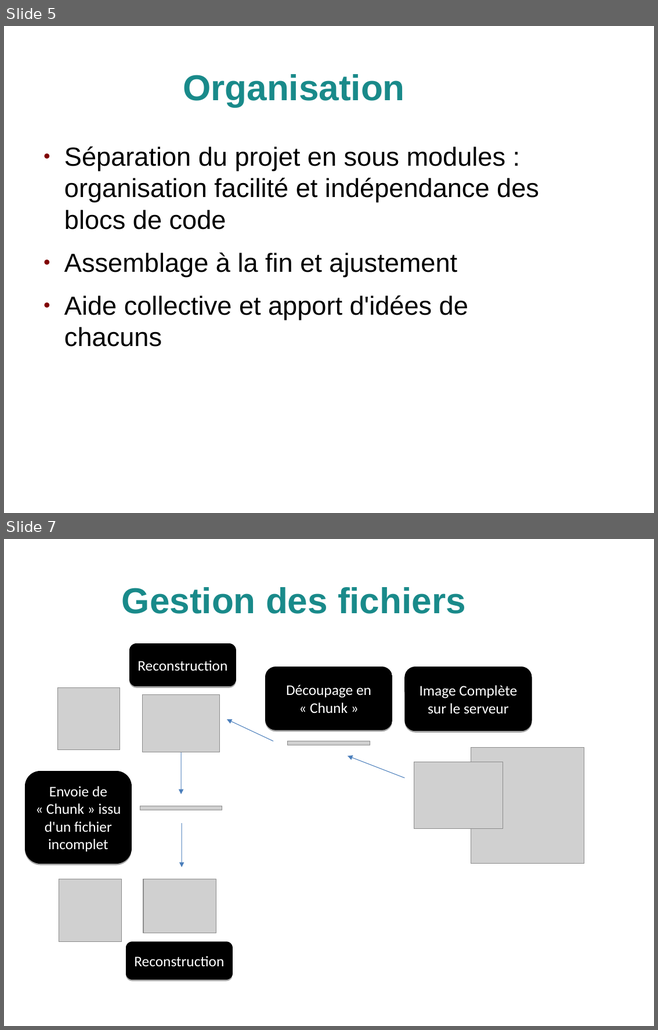
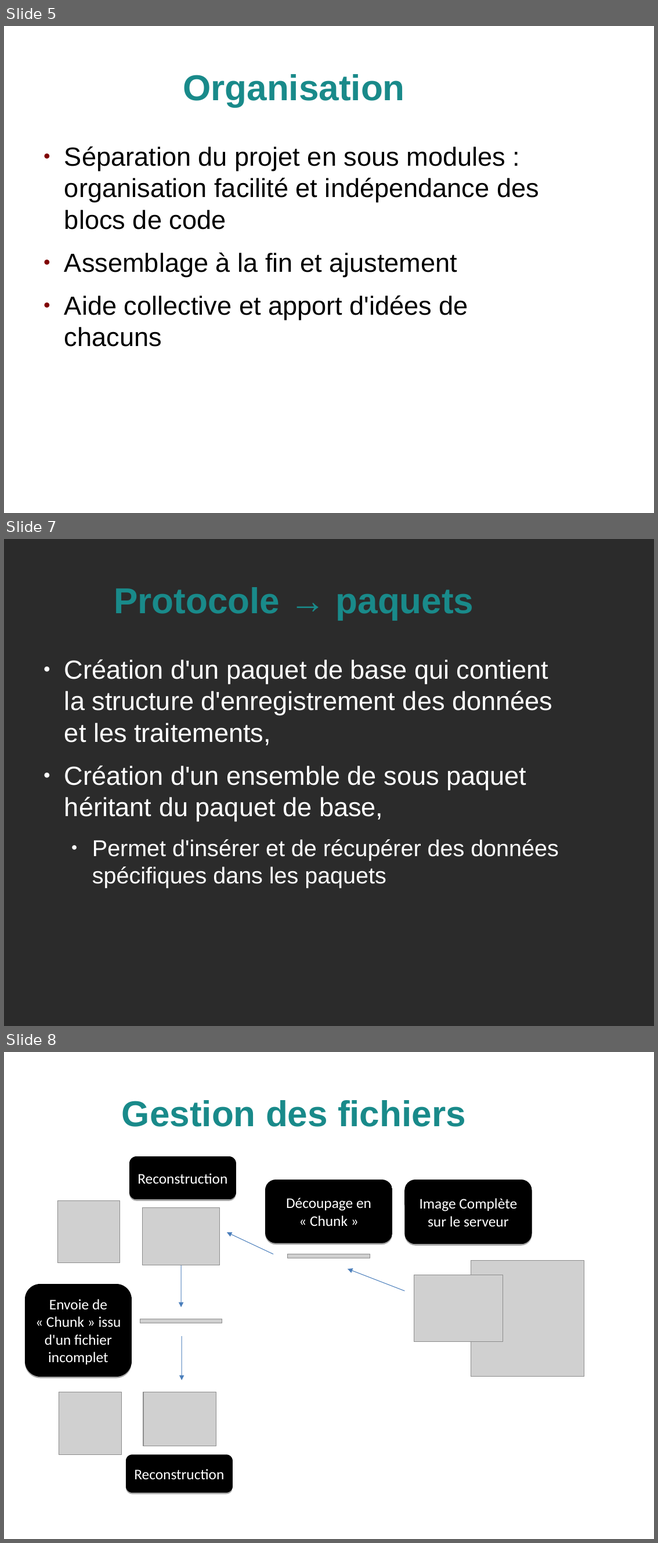
Before and after one commit to 64q/PolyPeer, a slide deck: doc/presentation/polypeer.odp. Shown one above the other, each under a label of ours: slides 5 and 7 before the commit, slides 5, 7 and 8 after it; the slides between them are not shown. The pictures are 658x1030 and 658x1543 pixels, drawn with LibreOffice and Linux fonts; fonts in the diff are those of the drawing; grey boxes stand for pictures; background and template pictures are left out; a plain dark background stands for a picture behind light text. Boxes give left, top, right and bottom in pixels: in the first picture for what was removed or moved away, otherwise in the second. Text is boxed around its words. In the diff, an @@ line names an element or a change of style, - is before the commit and + after.

```diff
--- a/doc/presentation/polypeer.odp
+++ b/doc/presentation/polypeer.odp
@@ slide 7 added at box(4, 539, 654, 1026), background picture (left out) @@
@@ title added at box(114, 587, 474, 620), 44 pt, text #198A8A, bold @@
+Protocole → paquets
@@ text added at box(64, 659, 558, 888), 32 pt, text #FFFFFF @@
+● Création d'un paquet de base qui contient la structure d'enregistrement des données et les traitements,
+● Création d'un ensemble de sous paquet héritant du paquet de base,
+  ● Permet d'insérer et de récupérer des données spécifiques dans les paquets
@@ what was slide 7 is now slide 8 @@
```
Also in this commit, not shown: 2 slides changed, 1 other slide added, 1 slide removed, 1 other file.
